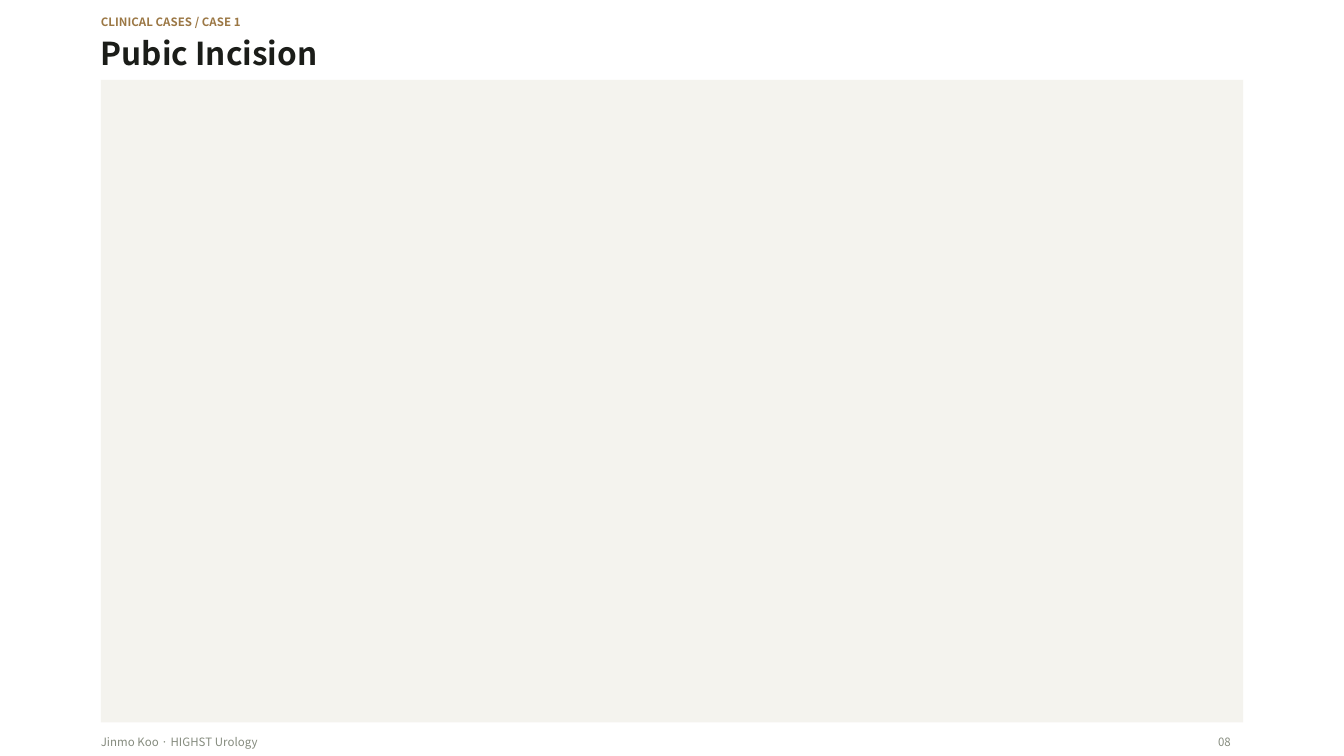
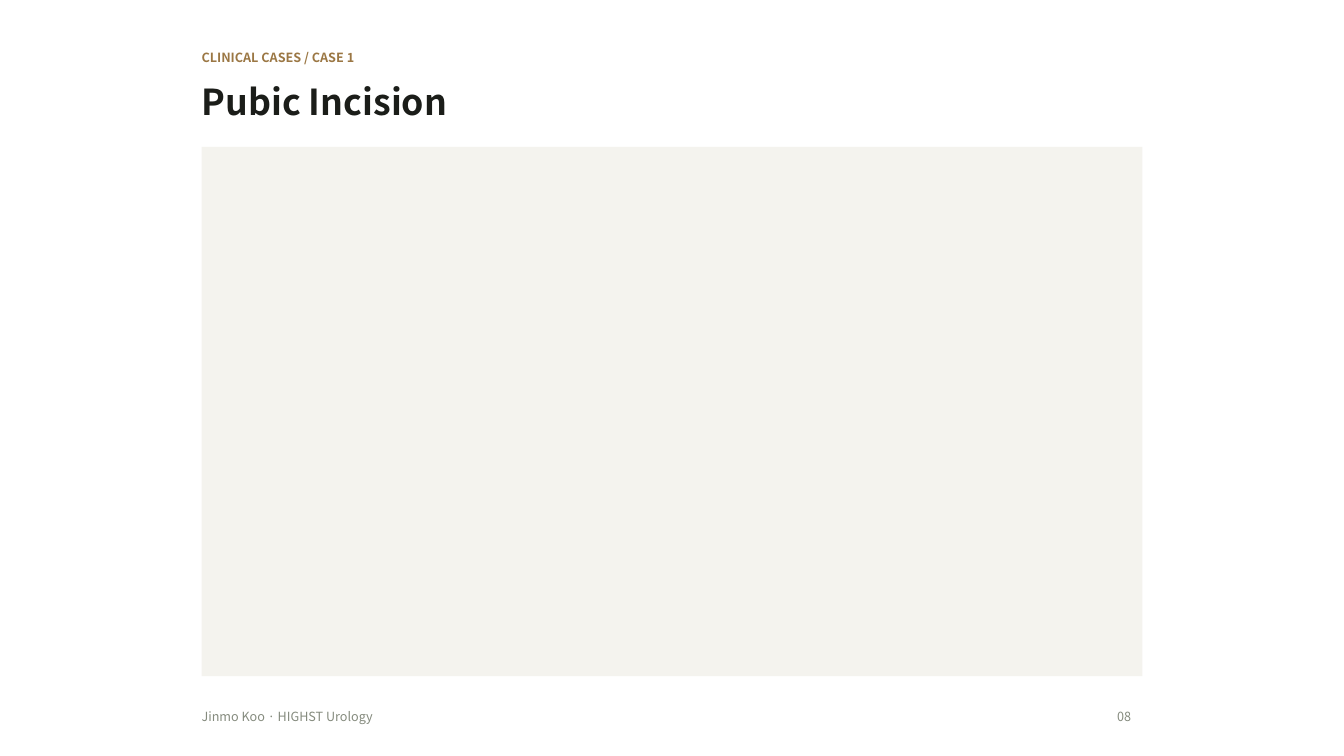
Before and after one commit to notoow/vietnam-urology-webinar, a slide deck: slide 8 of downloads/highst-perioperative-webinar.pptx. Drawn at 1344x756 pixels with LibreOffice and Linux fonts; fonts in the diff are those of the drawing. Boxes give left, top, right and bottom in pixels: in the first picture for what was removed or moved away, otherwise in the second. Text is boxed around its words. In the diff, an @@ line names an element or a change of style, - is before the commit and + after.

```diff
--- a/downloads/highst-perioperative-webinar.pptx
+++ b/downloads/highst-perioperative-webinar.pptx
@@ text "CLINICAL CASES / CASE 1": place and size @@
-text "CLINICAL CASES / CASE 1" at box(101, 17, 241, 26)
+text "CLINICAL CASES / CASE 1" at box(202, 52, 354, 62)
@@ text "Pubic Incision": place and size @@
-text "Pubic Incision" at box(101, 39, 318, 66)
+text "Pubic Incision" at box(202, 86, 447, 116)
@@ text "Pubic Incision" at box(202, 86, 447, 116): size 22.5 to 25.5 pt @@
@@ rectangle: place and size @@
-rectangle at box(101, 80, 1243, 723)
+rectangle at box(202, 147, 1142, 677)
@@ text "Jinmo Koo · HIGHST Urology": place and size @@
-text "Jinmo Koo · HIGHST Urology" at box(101, 737, 258, 749)
+text "Jinmo Koo · HIGHST Urology" at box(202, 711, 373, 724)
@@ size 8.2 to 9 pt in 3 elements at box(202, 711, 373, 724), box(202, 52, 354, 62), box(1117, 711, 1131, 721) @@
@@ text "08": place and size @@
-text "08" at box(1218, 737, 1231, 746)
+text "08" at box(1117, 711, 1131, 721)
```
Also in this commit, not shown: 5 other slides changed, 3 other files.
